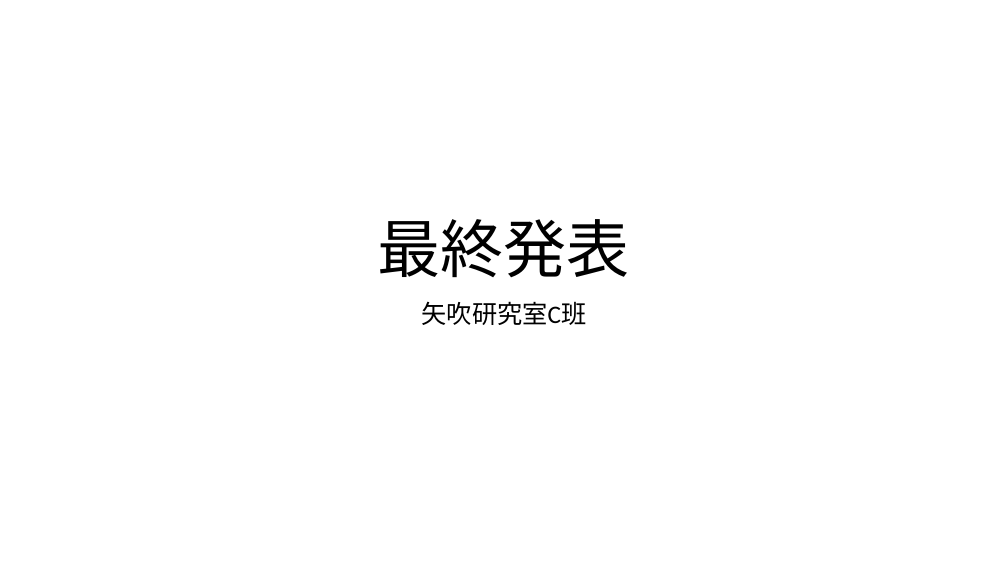
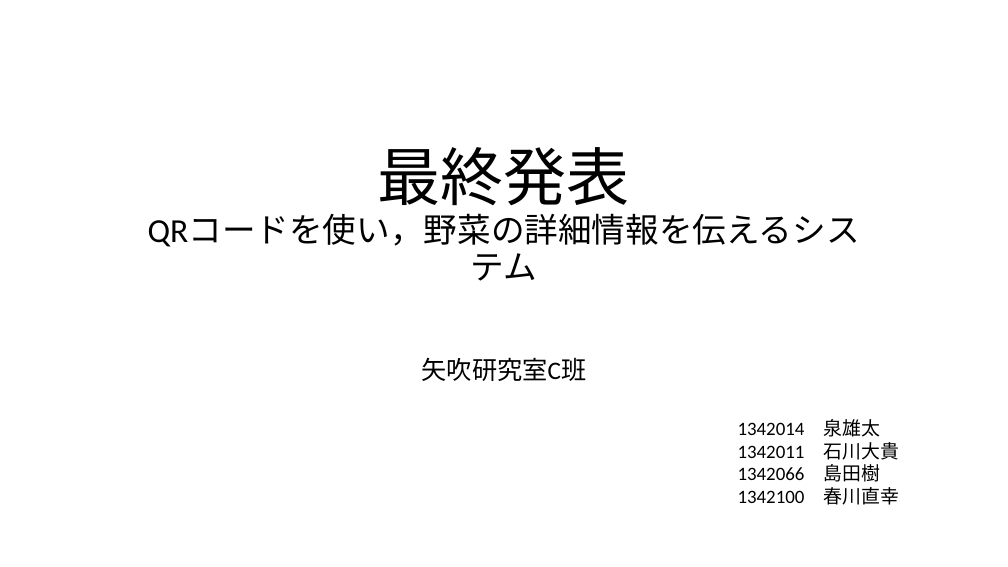
Before and after one commit to IzumiYuuta/PMyabukikenC, a slide deck: slide 1 of 最終発表/最終発表.pptx. Drawn at 1008x567 pixels with LibreOffice and Linux fonts; fonts in the diff are those of the drawing. Boxes give left, top, right and bottom in pixels: in the first picture for what was removed or moved away, otherwise in the second. Text is boxed around its words. In the diff, an @@ line names an element or a change of style, - is before the commit and + after.

```diff
--- a/最終発表/最終発表.pptx
+++ b/最終発表/最終発表.pptx
@@ title at bbox=[148, 147, 860, 281]: text changed; size 60 to 32 pt @@
-最終発表
+最終発表
+QRコードを使い，野菜の詳細情報を伝えるシステム
@@ subtitle "矢吹研究室C班": place and size @@
-subtitle "矢吹研究室C班" at bbox=[422, 301, 587, 325]
+subtitle "矢吹研究室C班" at bbox=[422, 357, 587, 381]
@@ subtitle "矢吹研究室C班" at bbox=[422, 357, 587, 381]: line spacing 0.9 to 0.8 @@
@@ text added at bbox=[738, 419, 899, 505], 18 pt, text #000000 @@
+1342014 泉雄太
+1342011 石川大貴
+1342066 島田樹
+1342100 春川直幸
```
Also in this commit, not shown: 7 other slides changed, 6 slides added, 1 other file.
